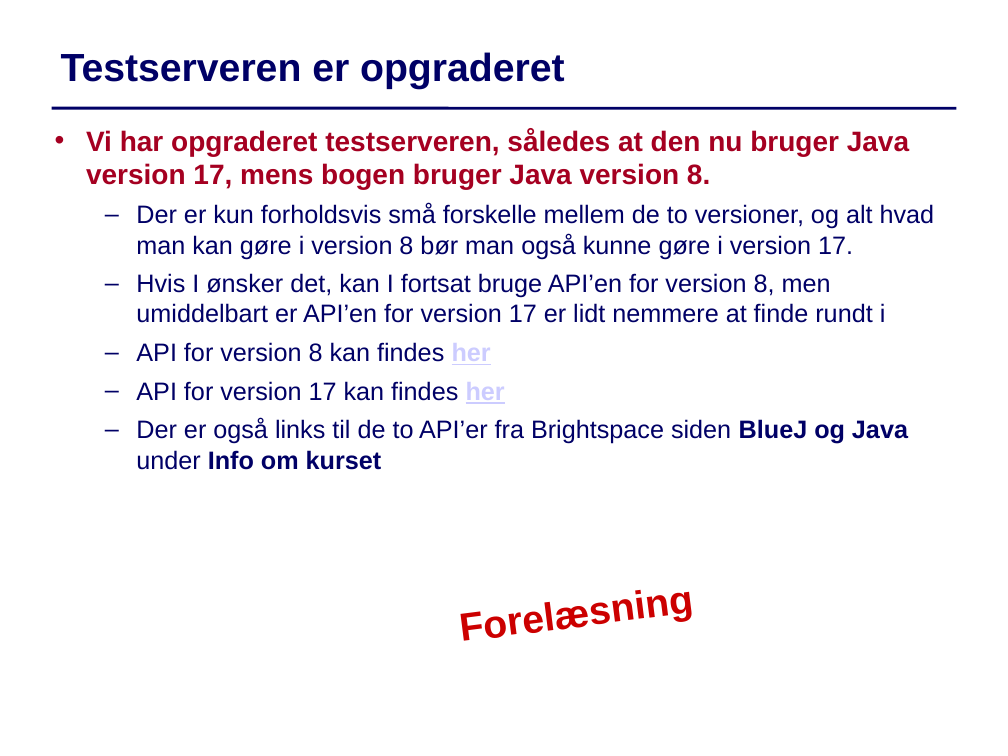
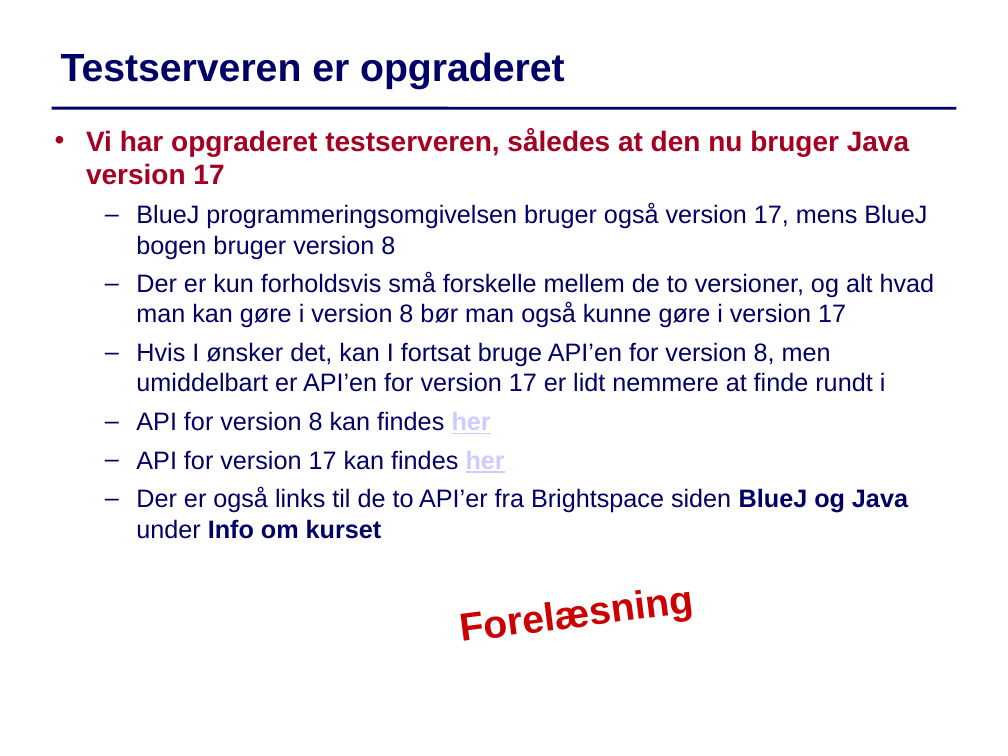
Before and after one commit to IntProgAU/Materiale, a slide deck: slide 5 of web/g24/status/Status5.pptx. Drawn at 1008x756 pixels with LibreOffice and Linux fonts; fonts in the diff are those of the drawing. Boxes give left, top, right and bottom in pixels: in the first picture for what was removed or moved away, otherwise in the second. Text is boxed around its words. In the diff, an @@ line names an element or a change of style, - is before the commit and + after.

```diff
--- a/web/g24/status/Status5.pptx
+++ b/web/g24/status/Status5.pptx
@@ text at (86, 129, 935, 328): text changed @@
-  • Vi har opgraderet testserveren, således at den nu bruger Java version 17, mens bogen bruger Java version 8.
-  – Der er kun forholdsvis små forskelle mellem de to versioner, og alt hvad man kan gøre i version 8 bør man også kunne gøre i version 17.
+  • Vi har opgraderet testserveren, således at den nu bruger Java version 17
+  – BlueJ programmeringsomgivelsen bruger også version 17, mens BlueJ bogen bruger version 8
+  – Der er kun forholdsvis små forskelle mellem de to versioner, og alt hvad man kan gøre i version 8 bør man også kunne gøre i version 17
```
